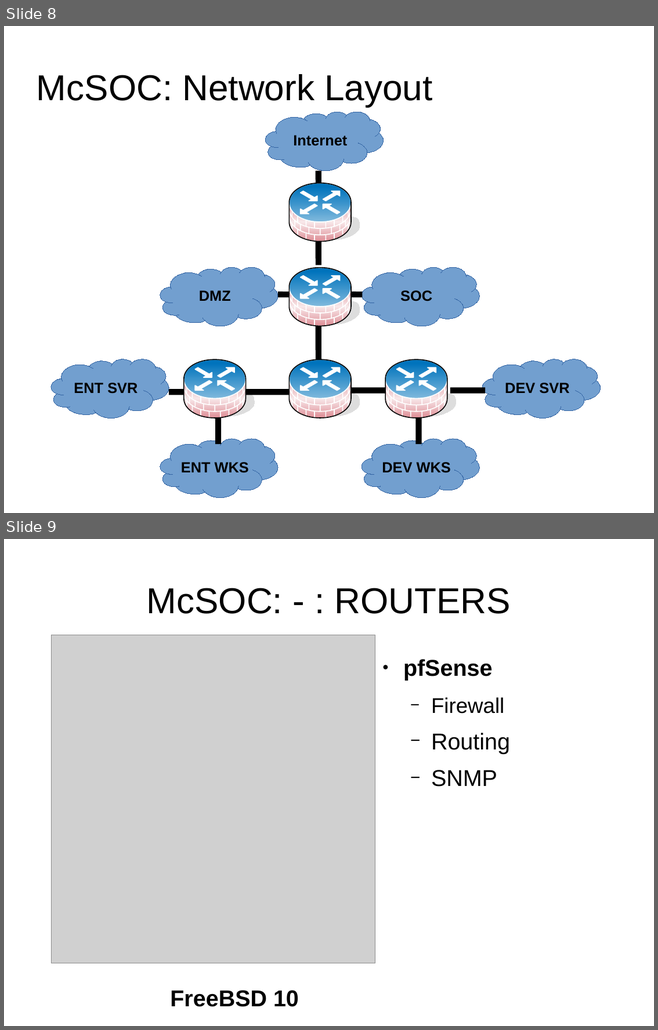
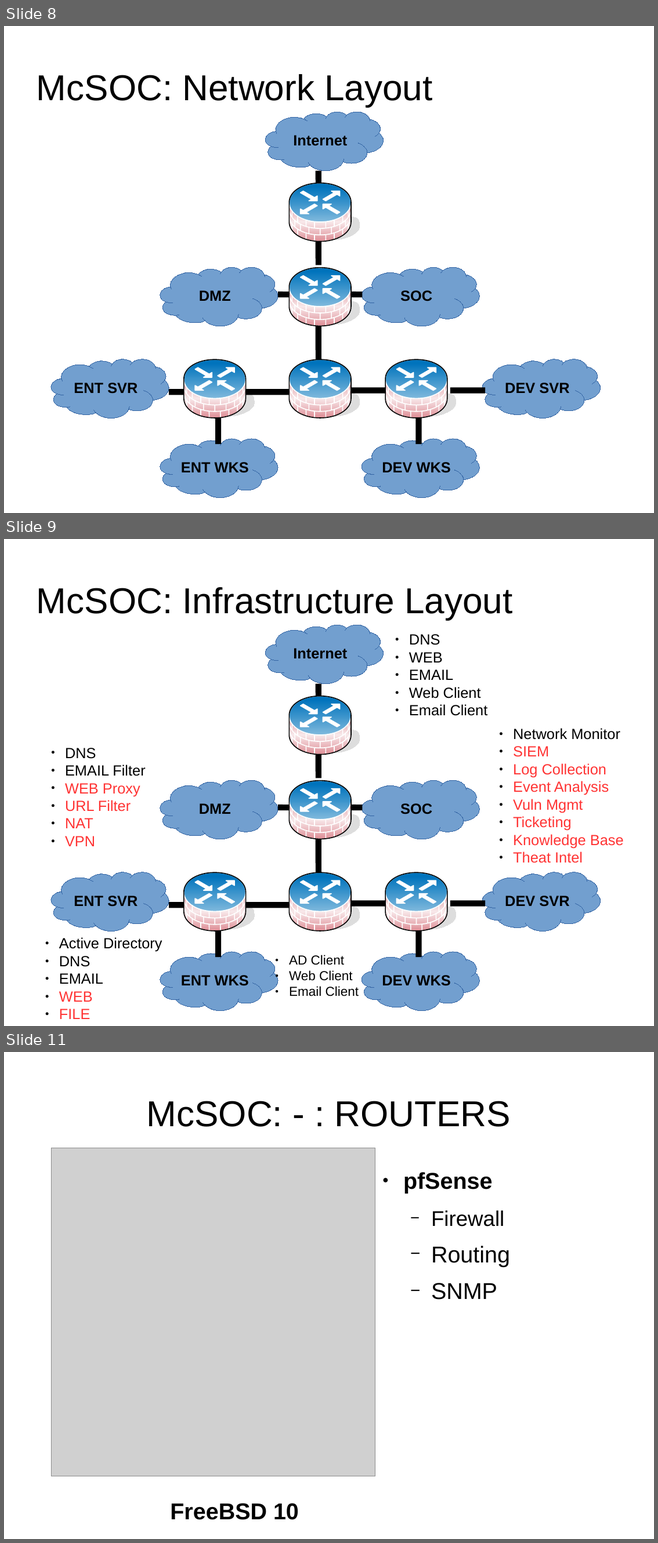
Before and after one commit to cyberxml/mcsoc, a slide deck: docs/McSOC Presentation.odp. Shown one above the other, each under a label of ours: slides 8 and 9 before the commit, slides 8, 9 and 11 after it; the slides between them are not shown. The pictures are 658x1030 and 658x1543 pixels, drawn with LibreOffice and Linux fonts; fonts in the diff are those of the drawing; grey boxes stand for pictures. Boxes give left, top, right and bottom in pixels: in the first picture for what was removed or moved away, otherwise in the second. Text is boxed around its words. In the diff, an @@ line names an element or a change of style, - is before the commit and + after.

```diff
--- a/docs/McSOC Presentation.odp
+++ b/docs/McSOC Presentation.odp
@@ slide 9 added at <box>4,539,654,1026</box>, background #FFFFFF @@
@@ title added at <box>36,587,512,620</box>, 44 pt, text #000000 @@
+McSOC: Infrastructure Layout
@@ freeform shape added at <box>265,625,383,684</box>, fill #729FCF, outline #3465A4 0 pt, 18 pt, text #000000, bold @@
+Internet
@@ text added at <box>409,634,488,716</box>, 18 pt, text #000000 @@
+● DNS
+● WEB
+● EMAIL
+● Web Client
+● Email Client
@@ line added from (318, 684) to (318, 696), #000000 7.2 pt @@
@@ group added at <box>289,696,360,755</box>: 23 lines, 10 freeform shapes @@
@@ text added at <box>513,728,623,863</box>, 18 pt, text #FF3333 @@
+● Network Monitor
+● SIEM
+● Log Collection
+● Event Analysis
+● Vuln Mgmt
+● Ticketing
+● Knowledge Base
+● Theat Intel
@@ text added at <box>65,748,145,846</box>, 18 pt, text #FF3333 @@
+● DNS
+● EMAIL Filter
+● WEB Proxy
+● URL Filter
+● NAT
+● VPN
@@ line added from (318, 755) to (318, 779), #000000 7.2 pt @@
@@ freeform shape added at <box>160,781,278,839</box>, fill #729FCF, outline #3465A4 0 pt, 18 pt, text #000000, bold @@
+DMZ
@@ group added at <box>289,781,360,839</box>: 23 lines, 10 freeform shapes @@
@@ freeform shape added at <box>361,781,479,839</box>, fill #729FCF, outline #3465A4 0 pt, 18 pt, text #000000, bold @@
+SOC
@@ line added from (278, 808) to (289, 808), #000000 7.2 pt @@
@@ line added from (351, 808) to (362, 808), #000000 7.2 pt @@
@@ line added from (318, 839) to (318, 873), #000000 7.2 pt @@
@@ freeform shape added at <box>51,873,169,932</box>, fill #729FCF, outline #3465A4 0 pt, 18 pt, text #000000, bold @@
+ENT SVR
@@ group added at <box>184,873,254,931</box>: 23 lines, 10 freeform shapes @@
@@ group added at <box>289,873,360,931</box>: 23 lines, 10 freeform shapes @@
@@ group added at <box>386,873,456,931</box>: 23 lines, 10 freeform shapes @@
@@ freeform shape added at <box>482,873,600,932</box>, fill #729FCF, outline #3465A4 0 pt, 18 pt, text #000000, bold @@
+DEV SVR
@@ line added from (350, 904) to (386, 904), #000000 7.2 pt @@
@@ line added from (450, 904) to (485, 904), #000000 7.2 pt @@
@@ line added from (169, 905) to (184, 905), #000000 7.2 pt @@
@@ line added from (246, 905) to (289, 905), #000000 7.2 pt @@
@@ text added at <box>59,937,162,1019</box>, 18 pt, text #000000 @@
+● Active Directory
+● DNS
+● EMAIL
+● WEB
+● FILE
@@ line added from (218, 931) to (218, 958), #000000 7.2 pt @@
@@ line added from (418, 931) to (418, 958), #000000 7.2 pt @@
@@ freeform shape added at <box>160,952,278,1011</box>, fill #729FCF, outline #3465A4 0 pt, 18 pt, text #000000, bold @@
+ENT WKS
@@ text added at <box>289,955,358,997</box>, 16 pt, text #000000 @@
+● AD Client
+● Web Client
+● Email Client
@@ freeform shape added at <box>361,952,479,1011</box>, fill #729FCF, outline #3465A4 0 pt, 18 pt, text #000000, bold @@
+DEV WKS
@@ what was slide 9 is now slide 11 @@
```
Also in this commit, not shown: 3 slides changed, 3 other slides added, 2 other files.
